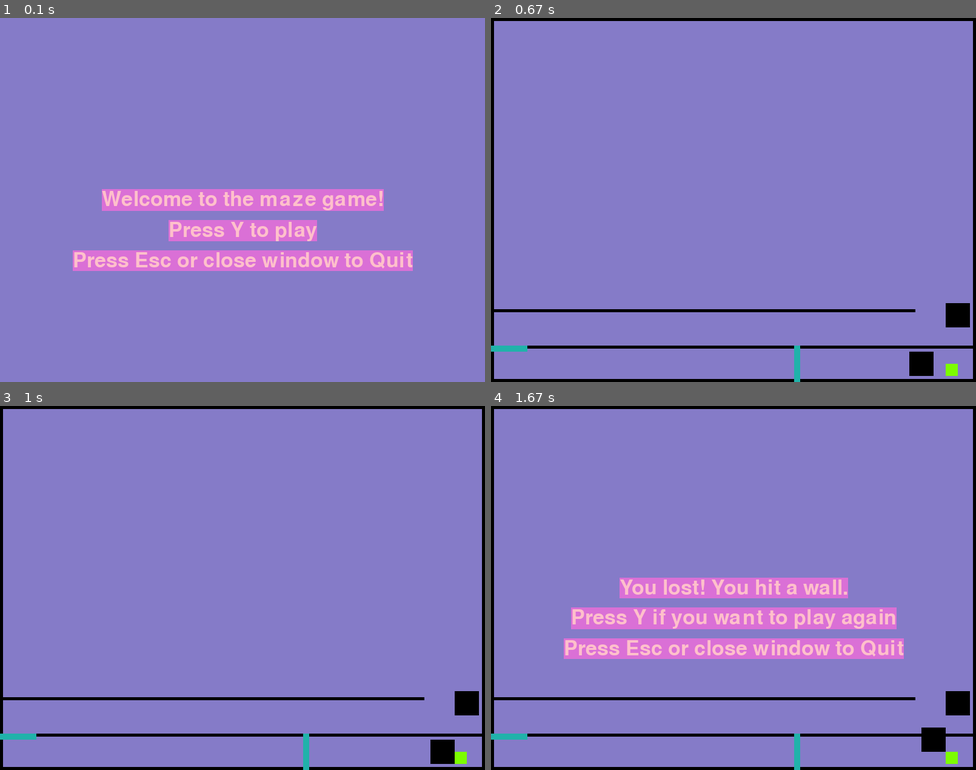
Above: before the commit, frames 1-4 (two rows, left to right).
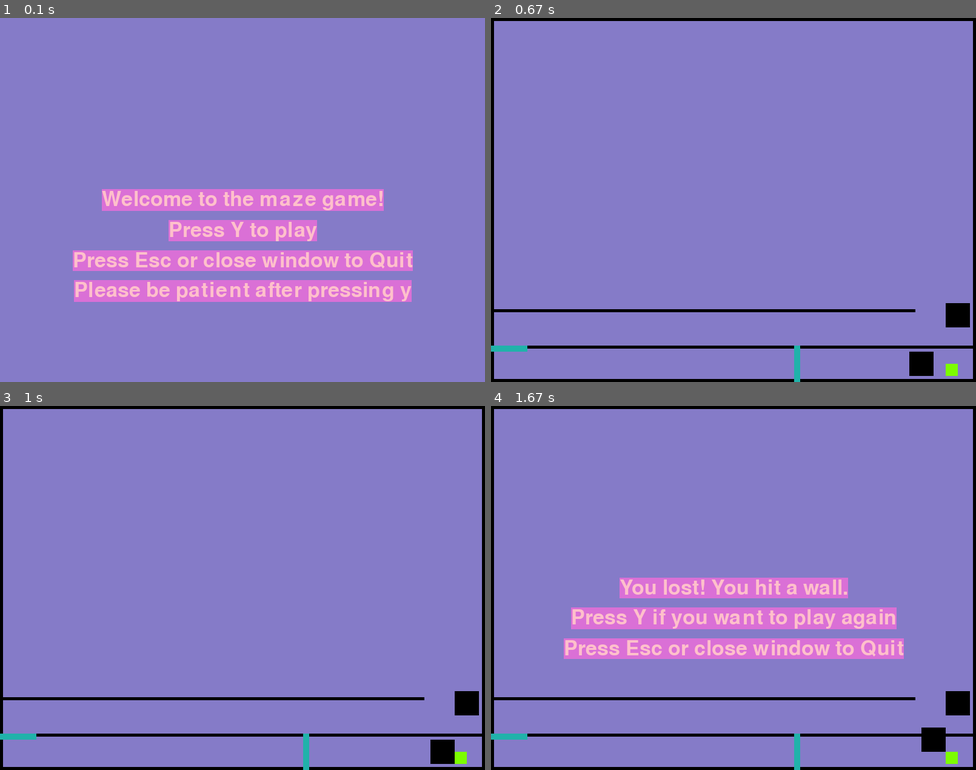
Above: after the commit, the same moments.

Repository: lachlanin4/CapstoneProject3-maze
Game: pygame game, started from MazeGame/gameEngine.py
Two runs of this game, one before a commit and one after it. Both use one fixed random seed, a clock stepped at 60 frames per second and the inputs below.
Inputs:
- Up to frame 1 (0.1 s): no input
- Up to frame 2 (0.67 s): tap Y at 0.33 s
- Up to frame 3 (1 s): hold Right from 0.67 s (still down)
- Up to frame 4 (1.67 s): release Right at 1.13 s; hold Up 1.17-1.47 s; hold Y from 1.5 s (still down); hold Right from 1.5 s (still down)

The runs differ from the first frame. In frame 1, 4.2% of the frame differs, in the area x 15-85%, y 72-78%; in frame 2, nothing differs; in frame 3, nothing differs; in frame 4, nothing differs.

Commit message:
made it so only a method call was needed to start game

Diff:
--- a/MazeGame/gameEngine.py
+++ b/MazeGame/gameEngine.py
@@ -111,10 +111,14 @@
         text2 = myfont.render('Press Esc or close window to Quit', True, PINK, ORCHID)
         text2Rect = text2.get_rect(center =(SCREEN_WIDTH / 2, (SCREEN_HEIGHT / 2)+100))
         screen.blit(text2, text2Rect)
+        text3 = myfont.render('Please be patient after pressing y', True, PINK, ORCHID)
+        text3Rect = text3.get_rect(center =(SCREEN_WIDTH / 2, (SCREEN_HEIGHT / 2)+150))
+        screen.blit(text3, text3Rect)
         pygame.display.flip()
         time.sleep(0.5)
 
     def collide_wall_check(self):
+        pressed_button=False
         if pygame.sprite.spritecollideany(player,walls_group): #After moving checks if player and walls have collided and if so ends games
             player.kill()
             Game_Engine().hit_wall_text()
@@ -206,6 +210,53 @@
                                     elif event.type==QUIT:
                                         running=False
 
+    def maze_game_start(self):
+        running=True
+        pressed_button=False
+        while running:
+            Game_Engine().welcome_text()
+            for event in pygame.event.get():
+                if event.type==KEYDOWN:
+                    if event.key == K_y:
+                        while running:
+                            Game_Engine().handling_user_input()
+
+                            screen.fill((133,123,200))
+                            player.draw_player()
+                            Exit(SCREEN_WIDTH-50,SCREEN_HEIGHT-130,40,40).add_exit()
+                            Maze(SCREEN_WIDTH,SCREEN_HEIGHT).add_maze1()
+                            Button(750,SCREEN_HEIGHT-30,20,20).add_button()
+                            Locked_Door(0,540,60,10).add_locked_door()
+                            Locked_Door(500,SCREEN_HEIGHT-60,10,60).add_locked_door()
+
+                            pygame.display.update()
+                            Game_Engine().collide_wall_check()
+                            Game_Engine().next_levels()
+                            if pygame.sprite.spritecollideany(player,button_group):
+                                pressed_button =True
+
+                            if pygame.sprite.spritecollideany(player,locked_door_group):
+                                if pressed_button==True:
+                                    pass
+                                elif pressed_button==False:
+                                    player.kill()
+                                    #Rendering text if you lose
+                                    Game_Engine().hit_locked_door_text()
+                                    player.moves=0
+                                    for event in pygame.event.get():
+                                        if event.type==KEYDOWN:
+                                            if event.key == K_y:
+                                                player.y=550
+                                                player.x=700
+                                            elif event.key ==K_ESCAPE:
+                                                running=False
+                                        elif event.type==QUIT:
+                                            running=False
+                    elif event.key ==K_ESCAPE:
+                        #running=False
+                        pygame.quit()
+                elif event.type ==QUIT:
+                    running=False
 
 
 
@@ -231,46 +282,4 @@
 pressed_button = False
 
 running =True
-while running:
-    Game_Engine().welcome_text()
-    for event in pygame.event.get():
-        if event.type==KEYDOWN:
-            if event.key == K_y:
-                while running:
-                    Game_Engine().handling_user_input()
-
-                    screen.fill((133,123,200))
-                    player.draw_player()
-                    Exit(SCREEN_WIDTH-50,SCREEN_HEIGHT-130,40,40).add_exit()
-                    Maze(SCREEN_WIDTH,SCREEN_HEIGHT).add_maze1()
-                    Button(750,SCREEN_HEIGHT-30,20,20).add_button()
-                    Locked_Door(0,540,60,10).add_locked_door()
-                    Locked_Door(500,SCREEN_HEIGHT-60,10,60).add_locked_door()
-
-                    pygame.display.update()
-                    Game_Engine().collide_wall_check()
-                    Game_Engine().next_levels()
-                    if pygame.sprite.spritecollideany(player,button_group):
-                        pressed_button =True
-
-                    if pygame.sprite.spritecollideany(player,locked_door_group):
-                        if pressed_button==True:
-                            pass
-                        elif pressed_button==False:
-                            player.kill()
-                            #Rendering text if you lose
-                            Game_Engine().hit_locked_door_text()
-                            player.moves=0
-                            for event in pygame.event.get():
-                                if event.type==KEYDOWN:
-                                    if event.key == K_y:
-                                        player.y=550
-                                        player.x=700
-                                    elif event.key ==K_ESCAPE:
-                                        running=False
-                                elif event.type==QUIT:
-                                    running=False
-            elif event.key ==K_ESCAPE:
-                running=False
-        elif event.type ==QUIT:
-            running=False
+Game_Engine().maze_game_start()
